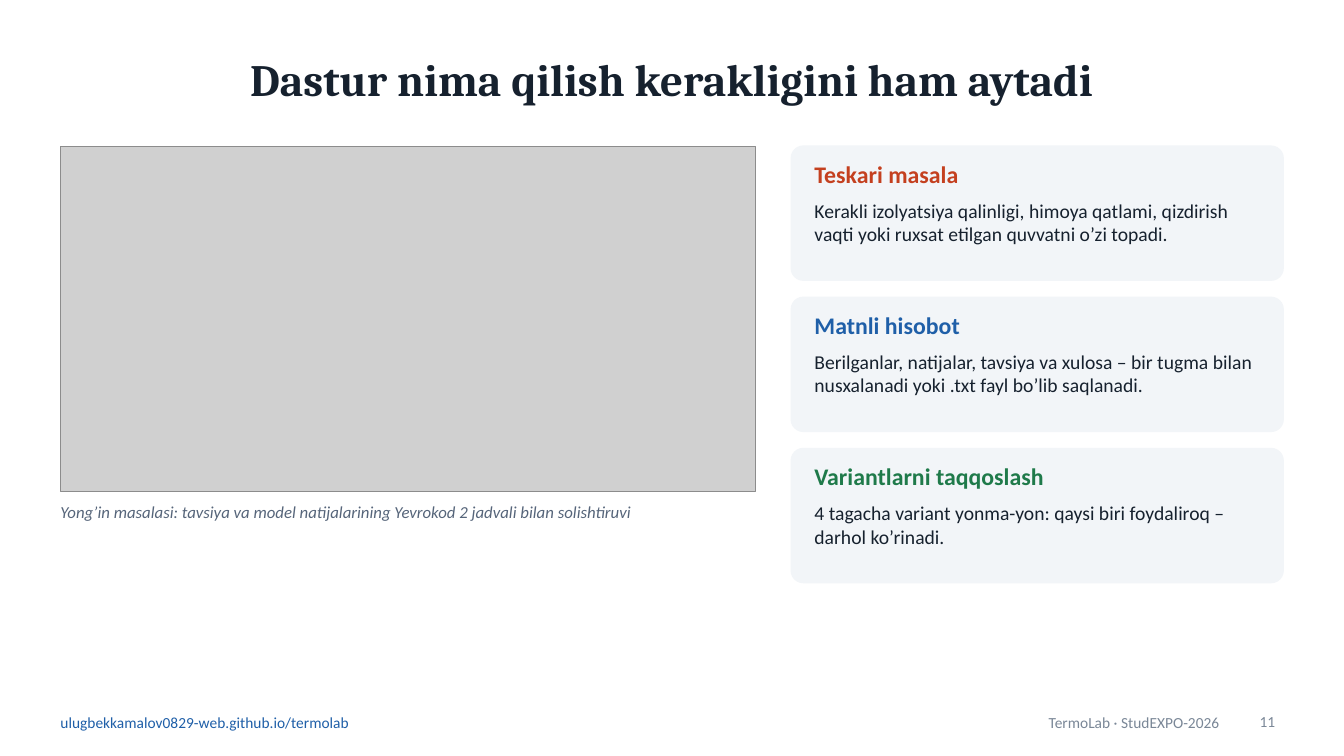
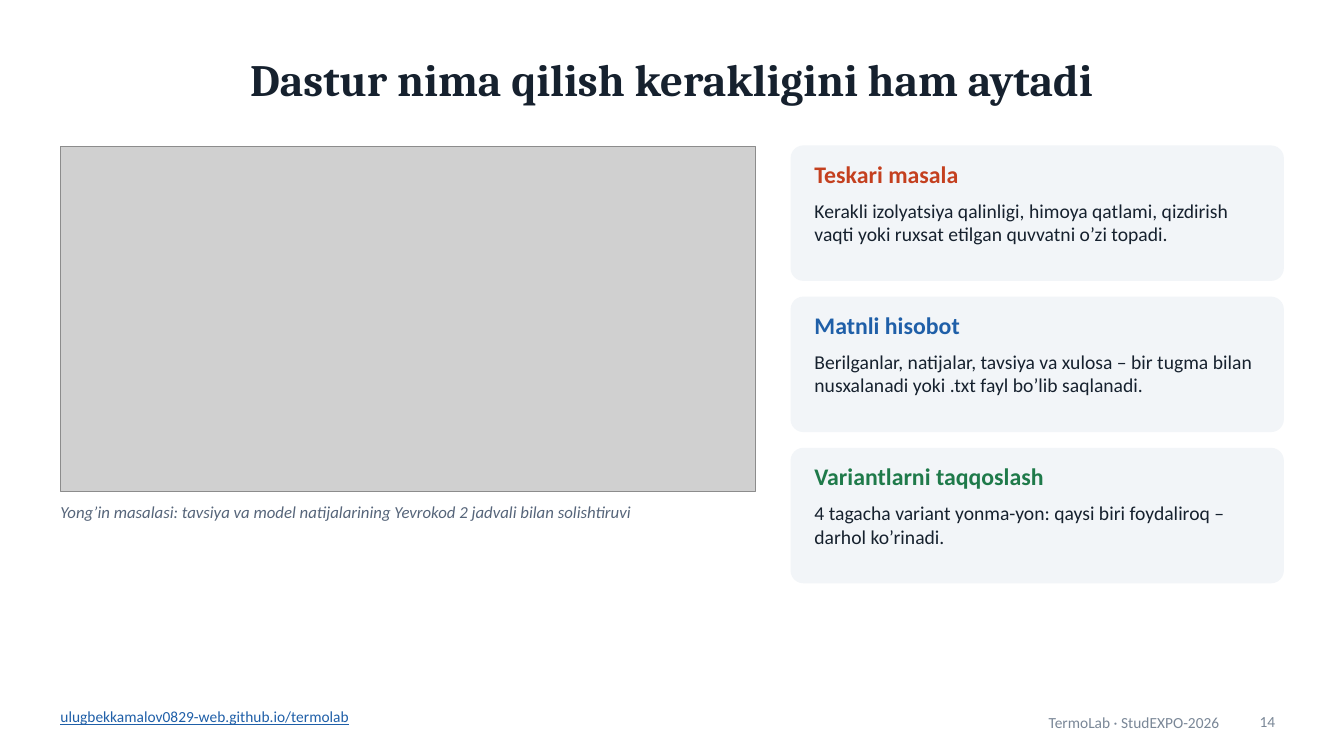
Before and after one commit to ulugbekkamalov0829-web/termolab, a slide deck: slide 14 of TermoLab_taqdimot.pptx (slide 11 before the commit). Drawn at 1344x756 pixels with LibreOffice and Linux fonts; fonts in the diff are those of the drawing; grey boxes stand for pictures. Boxes give left, top, right and bottom in pixels: in the first picture for what was removed or moved away, otherwise in the second. Text is boxed around its words. In the diff, an @@ line names an element or a change of style, - is before the commit and + after.

```diff
--- a/TermoLab_taqdimot.pptx
+++ b/TermoLab_taqdimot.pptx
@@ text removed at (x1=60, y1=717, x2=348, y2=731) @@
-ulugbekkamalov0829-web.github.io/termolab
@@ text added at (x1=60, y1=711, x2=348, y2=725), 11 pt, text #1F5FA8, underline @@
+ulugbekkamalov0829-web.github.io/termolab
@@ page number at (x1=1260, y1=717, x2=1276, y2=727): text changed @@
-11
+14
```
Also in this commit, not shown: 8 other slides changed, 9 slides added, 7 slides removed, 4 other files.
